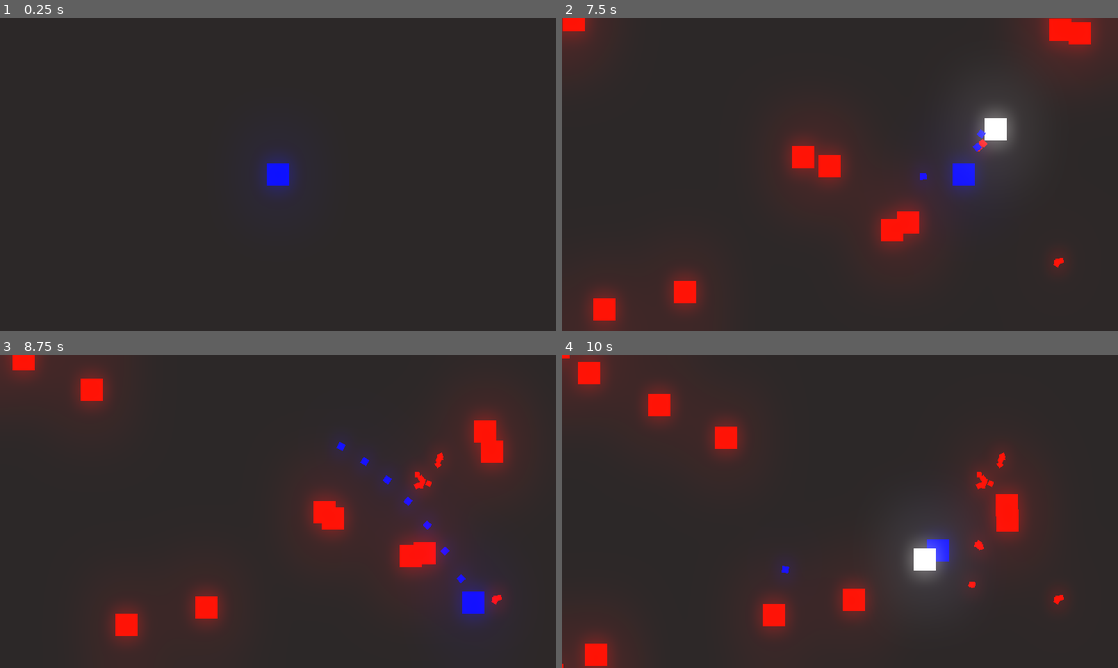
Above: before the commit, frames 1-4 (two rows, left to right).
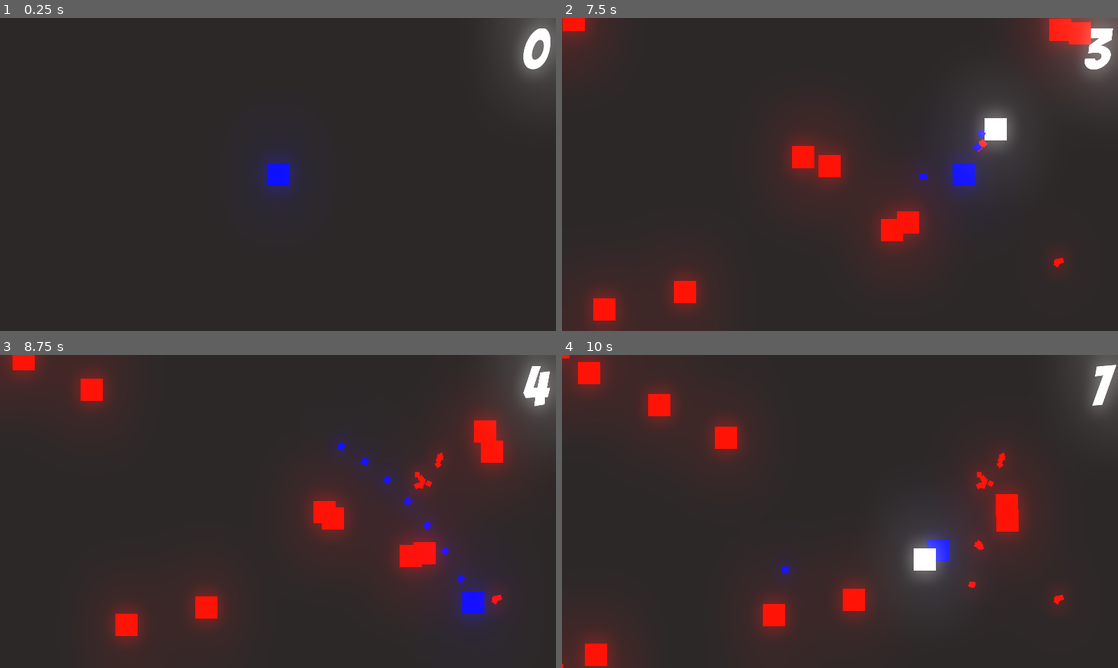
Above: after the commit, the same moments.

Repository: Daniel5772/Programmieren_Note
Game: Godot game, scene res://Level/Level 1.tscn
Two runs of this game, one before a commit and one after it. Both use one fixed random seed, a clock stepped at 60 frames per second and the inputs below.
Inputs (mouse positions are in pixels of both pictures, inside the frame that each line leads up to):
- Up to frame 1 (0.25 s): no input
- Up to frame 2 (7.5 s): tap Enter at 0.5 s; move the mouse to (962, 158) at 0.52 s; press the mouse at (962, 158) at 0.53 s; hold D (move_right) 0.53-1.28 s; move the mouse to (728, 190) at 1.27 s; release the mouse at (728, 190) at 1.28 s; hold S (move_down) 1.28-2.03 s; click (728, 190) at 1.35 s; move the mouse to (895, 105) at 2.02 s; press the mouse at (895, 105) at 2.03 s; hold D (move_right) 2.03-2.78 s; move the mouse to (812, 237) at 2.77 s; release the mouse at (812, 237) at 2.78 s; hold W (move_up) 2.78-3.53 s; click (812, 237) at 2.85 s; move the mouse to (1006, 221) at 3.52 s; press the mouse at (1006, 221) at 3.53 s; hold A (move_left) 3.53-5.03 s; move the mouse to (673, 127) at 4.27 s; release the mouse at (673, 127) at 4.28 s; click (673, 127) at 4.35 s; move the mouse to (867, 174) at 5.02 s; press the mouse at (867, 174) at 5.03 s; hold S (move_down) 5.03-5.78 s; move the mouse to (756, 96) at 5.77 s; release the mouse at (756, 96) at 5.78 s; hold D (move_right) 5.78-6.53 s; click (756, 96) at 5.85 s; move the mouse to (962, 158) at 6.52 s; press the mouse at (962, 158) at 6.53 s; hold W (move_up) 6.53-7.28 s; move the mouse to (728, 190) at 7.27 s; release the mouse at (728, 190) at 7.28 s; hold D (move_right) from 7.28 s (still down); click (728, 190) at 7.35 s
- Up to frame 3 (8.75 s): move the mouse to (333, 442) at 8.02 s; release D (move_right) at 8.03 s; press the mouse at (333, 442) at 8.03 s; hold S (move_down) from 8.03 s (still down)
- Up to frame 4 (10 s): move the mouse to (812, 574) at 8.77 s; release S (move_down) at 8.78 s; release the mouse at (812, 574) at 8.78 s; hold A (move_left) 8.78-9.53 s; click (812, 574) at 8.85 s; move the mouse to (1006, 558) at 9.52 s; press the mouse at (1006, 558) at 9.53 s; hold W (move_up) from 9.53 s (still down)

The runs differ from the first frame. In frame 1, 1.5% of the frame differs, in the area x 92-100%, y 0-21%; in frame 2, 1.6%, in the area x 91-100%, y 0-22%; in frame 3, 1.4%; in frame 4, 1.1%.

Commit message:
Score erstellt

Diff:
--- a/Global.gd
+++ b/Global.gd
@@ -2,6 +2,7 @@
 
 var node_creation_parent = null
 var player = null
+var score = 0
 
 func instance_node(node, location, parents):
 
--- a/Level/Level 1.tscn
+++ b/Level/Level 1.tscn
@@ -1,7 +1,9 @@
-[gd_scene load_steps=4 format=2]
+[gd_scene load_steps=7 format=2]
 
 [ext_resource path="res://PLayer/Player_f.tscn" type="PackedScene" id=1]
 [ext_resource path="res://Level/Level 1.gd" type="Script" id=2]
+[ext_resource path="res://GFX/Font.ttf" type="DynamicFontData" id=3]
+[ext_resource path="res://Level/Score.gd" type="Script" id=4]
 
 [sub_resource type="Environment" id=1]
 background_mode = 4
@@ -10,12 +12,16 @@
 glow_blend_mode = 0
 glow_bicubic_upscale = true
 
+[sub_resource type="DynamicFont" id=2]
+size = 128
+use_filter = true
+font_data = ExtResource( 3 )
+
 [node name="Level 1" type="Node2D"]
 script = ExtResource( 2 )
 
 [node name="Player" parent="." instance=ExtResource( 1 )]
 position = Vector2( 320, 180 )
-scale = Vector2( 0.1, 0.1 )
 
 [node name="WorldEnvironment" type="WorldEnvironment" parent="."]
 environment = SubResource( 1 )
@@ -23,4 +29,28 @@
 [node name="Enemy_spawn_timer" type="Timer" parent="."]
 wait_time = 0.5
 autostart = true
+
+[node name="UI" type="Node2D" parent="."]
+z_index = -4
+
+[node name="Control" type="Control" parent="UI"]
+margin_right = 640.0
+margin_bottom = 360.0
+__meta__ = {
+"_edit_use_anchors_": false
+}
+
+[node name="Score" type="Label" parent="UI/Control"]
+margin_left = -10.0
+margin_right = 1270.0
+margin_bottom = 145.0
+rect_scale = Vector2( 0.5, 0.5 )
+custom_fonts/font = SubResource( 2 )
+text = "100"
+align = 2
+valign = 1
+script = ExtResource( 4 )
+__meta__ = {
+"_edit_use_anchors_": false
+}
 [connection signal="timeout" from="Enemy_spawn_timer" to="." method="_on_Enemy_spawn_timer_timeout"]
--- /dev/null
+++ b/Level/Score.gd
@@ -0,0 +1,5 @@
+extends Label
+
+func _process(delta):
+
+	text = String(Global.score)
--- a/PLayer/bullet.tscn
+++ b/PLayer/bullet.tscn
@@ -1,13 +1,10 @@
-[gd_scene load_steps=5 format=2]
+[gd_scene load_steps=4 format=2]
 
 [ext_resource path="res://GFX/White-Square.jpg" type="Texture" id=1]
 [ext_resource path="res://PLayer/bullet.gd" type="Script" id=2]
 
-[sub_resource type="RectangleShape2D" id=2]
+[sub_resource type="RectangleShape2D" id=1]
 extents = Vector2( 128.761, 128.645 )
-
-[sub_resource type="RectangleShape2D" id=1]
-extents = Vector2( 127, 129 )
 
 [node name="bullet" type="Node2D"]
 position = Vector2( 313.098, 166.397 )
@@ -21,13 +18,8 @@
 [node name="Hitbox" type="Area2D" parent="Sprite" groups=[
 "Enemy_damager",
 ]]
-scale = Vector2( 1, 1 )
 
 [node name="CollisionShape2D" type="CollisionShape2D" parent="Sprite/Hitbox"]
-shape = SubResource( 2 )
-
-[node name="CollisionShape2D" type="CollisionShape2D" parent="."]
-modulate = Color( 0.0235294, 0.0392157, 0.921569, 1 )
 shape = SubResource( 1 )
 
 [node name="VisibilityNotifier2D" type="VisibilityNotifier2D" parent="."]
--- a/PLayer/enemy.gd
+++ b/PLayer/enemy.gd
@@ -13,6 +13,10 @@
 
 var damage = 1
 
+var multiplier = 1
+
+var poits_per_kill = 1
+
 var kill_particle = preload("res://PLayer/Kill_particle.tscn")
 
 
@@ -23,11 +27,12 @@
 		velocity = lerp(velocity, Vector2(0, 0), 0.3)
 
 	if hp <= 0:
+		Global.score += poits_per_kill * multiplier
 		if Global.node_creation_parent != null:
 			var kill_particle_instance = Global.instance_node(kill_particle, global_position, Global.node_creation_parent)
 			kill_particle_instance.rotation = velocity.angle()
 
-		print("tod")
+		print(Global.score)
 		queue_free()
 
 	global_position += velocity * speed * delta
--- a/PLayer/enemy.tscn
+++ b/PLayer/enemy.tscn
@@ -12,11 +12,9 @@
 script = ExtResource( 2 )
 
 [node name="Sprite" type="Sprite" parent="."]
-scale = Vector2( 1, 1 )
 texture = ExtResource( 1 )
 
 [node name="Hitbox" type="Area2D" parent="Sprite"]
-scale = Vector2( 1, 1 )
 
 [node name="CollisionShape2D" type="CollisionShape2D" parent="Sprite/Hitbox"]
 shape = SubResource( 1 )
--- a/project.godot
+++ b/project.godot
@@ -57,6 +57,7 @@
 click={
 "deadzone": 0.5,
 "events": [ Object(InputEventMouseButton,"resource_local_to_scene":false,"resource_name":"","device":0,"alt":false,"shi …(212 unchanged characters)…
+, Object(InputEventKey,"resource_local_to_scene":false,"resource_name":"","device":0,"alt":false,"shift":false,"control":false,"meta":false,"command":false,"pressed":false,"scancode":32,"unicode":0,"echo":false,"script":null)
  ]
 }
 
Binary file added: GFX/Font.ttf
